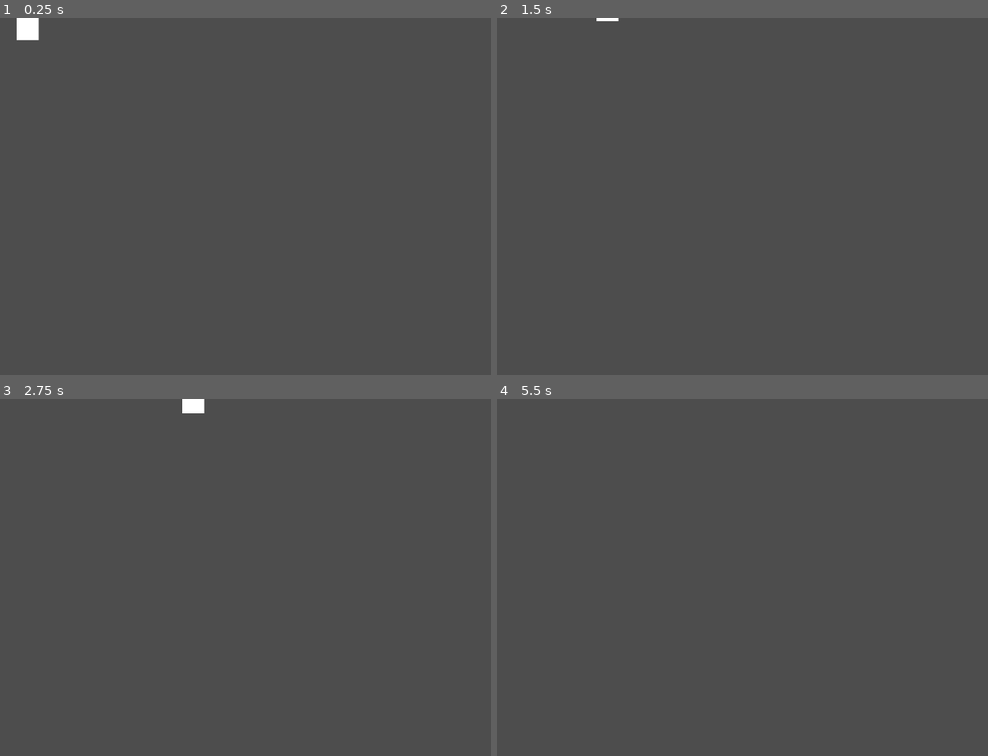
Above: before the commit, frames 1-4 (two rows, left to right).
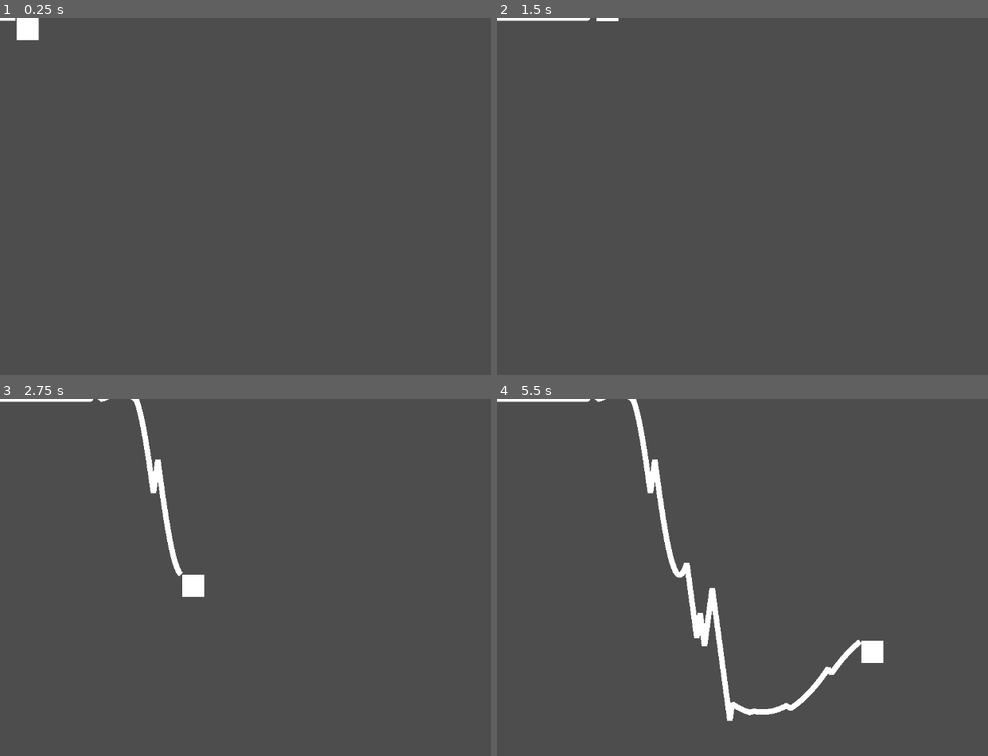
Above: after the commit, the same moments.

Repository: AgeOfCheese/game_off_2025_submission
Game: Godot game, scene res://player.tscn
The game is run twice, just before and just after one commit, with the same random seed, the same clock (stepped at 60 frames per second) and the same inputs.
Inputs:
- Up to frame 1 (0.25 s): no input
- Up to frame 2 (1.5 s): hold Up (amp_up, bound only after the commit) 0.53-1.28 s; hold Space (inv, bound only after the commit) 0.53-1.28 s; hold Down (amp_down, bound only after the commit) from 1.28 s (still down); tap V (saw_wave) at 1.35 s
- Up to frame 3 (2.75 s): tap Space (inv, bound only after the commit) at 1.55, 2.3 s; release Down (amp_down, bound only after the commit) at 2.03 s; hold Up (amp_up, bound only after the commit) from 2.03 s (still down); hold Z (sin_wave) from 2.03 s (still down)
- Up to frame 4 (5.5 s): release Z (sin_wave) at 2.78 s; tap C (square_wave) at 2.85 s; tap Space (inv, bound only after the commit) at 3.05, 3.8, 4.35 s; release Up (amp_up, bound only after the commit) at 3.53 s; hold X (trig_wave) 3.53-4.28 s; hold Down (amp_down, bound only after the commit) from 3.53 s (still down); hold Space (inv, bound only after the commit) from 5.03 s (still down)

The runs differ from the first frame. In frame 1, less than 0.1% of the frame differs, in the area x 0-4%, y 0-1%; in frame 2, 0.2%; in frame 3, 1.4%; in frame 4, 2.8%, in the area x 0-79%, y 0-91%.

Commit message:
added transformations to waves + triangle wave

Diff:
--- a/game_off_25_waves/game.tscn
+++ b/game_off_25_waves/game.tscn
@@ -6,3 +6,5 @@
 
 [node name="Player" parent="." instance=ExtResource("1_ui86o")]
 position = Vector2(0, 255.49)
+
+[node name="Camera2D" type="Camera2D" parent="Player"]
--- a/game_off_25_waves/player.gd
+++ b/game_off_25_waves/player.gd
@@ -3,6 +3,12 @@
 var start_time: float
 var current_wave = 0
 var base_y = -999999
+
+var freq = 2
+var amp = 2
+var inv = 1
+
+
 func _ready() -> void:
 	start_time = Time.get_ticks_msec()/500.0
 
@@ -10,17 +16,22 @@
 func _physics_process(delta: float) -> void:
 	var cur_time = Time.get_ticks_msec()/500.0
 	var wave_pos = cur_time-start_time
+	$Trail.add_point(global_position)
 	match(current_wave):
 		0:
 			velocity = Vector2(2,0)
 		1:
-			velocity = Vector2(2,cos(wave_pos)*5)
+			velocity = Vector2(2,inv*cos(wave_pos*freq)*5*amp)
+		2:
+			velocity = Vector2(2, inv*amp*6*(wave_pos/(2*freq) - floor(wave_pos/(2*freq) + 0.5)))
+		3:
+			velocity = Vector2(2, inv*amp*5*sign((sin(PI*wave_pos*freq))))
 		4:
 			if base_y<0:
 				base_y = global_position.y
 				print(base_y)
 			if base_y>=0:
-				velocity = Vector2(2,fmod(wave_pos,1)*5)
+				velocity = Vector2(2,amp*fmod(wave_pos,1)*5)
 				if abs(velocity.y) <= 0.25:
 					print(1)
 					global_position.y = base_y
@@ -42,3 +53,19 @@
 	if event.is_action_pressed("saw_wave"):
 		current_wave = 4
 		base_y = -999999
+	if event.is_action_pressed("amp_up"):
+		amp+=1
+	if event.is_action_pressed("amp_down"):
+		amp-=1
+	if event.is_action_released("amp_up") or event.is_action_released("amp_down"):
+		amp =2
+	if event.is_action_pressed("freq_up"):
+		freq+=1
+	if event.is_action_pressed("freq_down"):
+		freq-=1
+	if event.is_action_released("freq_up") or event.is_action_released("freq_down"):
+		freq = 2
+	if event.is_action_pressed("inv"):
+		inv*=-1
+	if event.is_action_released("inv"):
+		inv*=-1
--- a/game_off_25_waves/player.tscn
+++ b/game_off_25_waves/player.tscn
@@ -15,3 +15,6 @@
 [node name="CollisionShape2D" type="CollisionShape2D" parent="."]
 position = Vector2(20, 20)
 shape = SubResource("RectangleShape2D_i1j2i")
+
+[node name="Trail" type="Line2D" parent="."]
+top_level = true
--- a/game_off_25_waves/project.godot
+++ b/game_off_25_waves/project.godot
@@ -12,7 +12,7 @@
 
 config/name="game_off_25_waves"
 run/main_scene="res://player.tscn"
-config/features=PackedStringArray("4.3", "Forward Plus")
+config/features=PackedStringArray("4.5", "Forward Plus")
 config/icon="res://icon.svg"
 
 [dotnet]
@@ -41,6 +41,31 @@
 "events": [Object(InputEventKey,"resource_local_to_scene":false,"resource_name":"","device":-1,"window_id":0,"alt_press …(192 unchanged characters)…
 ]
 }
+amp_up={
+"deadzone": 0.2,
+"events": [Object(InputEventKey,"resource_local_to_scene":false,"resource_name":"","device":-1,"window_id":0,"alt_pressed":false,"shift_pressed":false,"ctrl_pressed":false,"meta_pressed":false,"pressed":false,"keycode":0,"physical_keycode":4194320,"key_label":0,"unicode":0,"location":0,"echo":false,"script":null)
+]
+}
+amp_down={
+"deadzone": 0.2,
+"events": [Object(InputEventKey,"resource_local_to_scene":false,"resource_name":"","device":-1,"window_id":0,"alt_pressed":false,"shift_pressed":false,"ctrl_pressed":false,"meta_pressed":false,"pressed":false,"keycode":0,"physical_keycode":4194322,"key_label":0,"unicode":0,"location":0,"echo":false,"script":null)
+]
+}
+inv={
+"deadzone": 0.2,
+"events": [Object(InputEventKey,"resource_local_to_scene":false,"resource_name":"","device":-1,"window_id":0,"alt_pressed":false,"shift_pressed":false,"ctrl_pressed":false,"meta_pressed":false,"pressed":false,"keycode":0,"physical_keycode":32,"key_label":0,"unicode":32,"location":0,"echo":false,"script":null)
+]
+}
+freq_up={
+"deadzone": 0.2,
+"events": [Object(InputEventKey,"resource_local_to_scene":false,"resource_name":"","device":-1,"window_id":0,"alt_pressed":false,"shift_pressed":false,"ctrl_pressed":false,"meta_pressed":false,"pressed":false,"keycode":0,"physical_keycode":4194321,"key_label":0,"unicode":0,"location":0,"echo":false,"script":null)
+]
+}
+freq_down={
+"deadzone": 0.2,
+"events": [Object(InputEventKey,"resource_local_to_scene":false,"resource_name":"","device":-1,"window_id":0,"alt_pressed":false,"shift_pressed":false,"ctrl_pressed":false,"meta_pressed":false,"pressed":false,"keycode":0,"physical_keycode":4194319,"key_label":0,"unicode":0,"location":0,"echo":false,"script":null)
+]
+}
 
 [rendering]
 
Not shown, changed: game_off_25_waves/icon.svg.import
Not shown, added: game_off_25_waves/player.gd.uid
Not shown: 1 places in game_off_25_waves/player.tscn that only renumber resources
